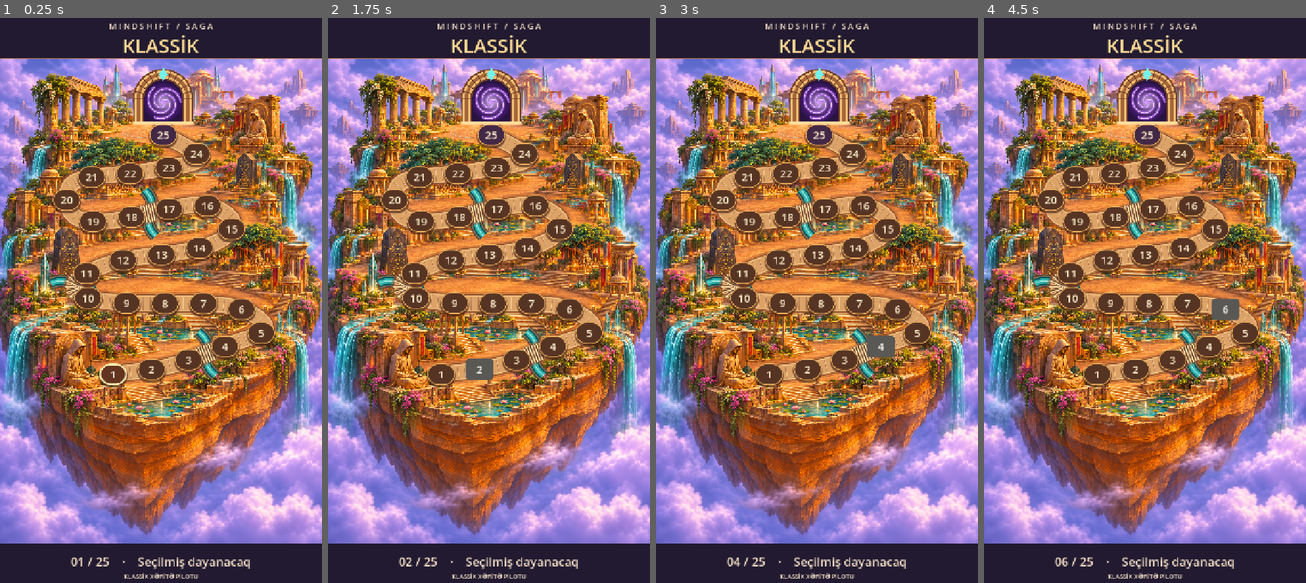
Above: before the commit, frames 1-4 (left to right).
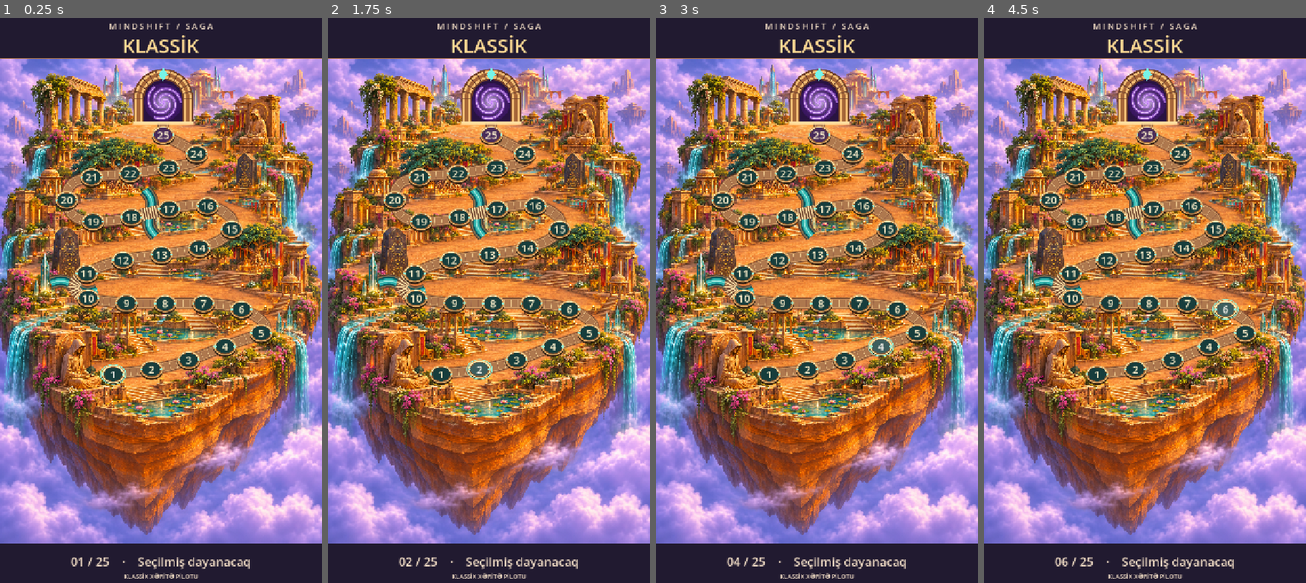
Above: after the commit, the same moments.

Repository: AtillaTegin/mindshift
Game: Godot game, scene res://prototype/classic_saga/classic_saga.tscn
Two runs of this game, one before a commit and one after it. Both use one fixed random seed, a clock stepped at 60 frames per second and the inputs below. This scene is started directly instead of the project's main scene.
Inputs:
- Up to frame 1 (0.25 s): no input
- Up to frame 2 (1.75 s): click "1" at 0.5 s; click "2" at 1.25 s
- Up to frame 3 (3 s): click "3" at 2 s; click "4" at 2.75 s
- Up to frame 4 (4.5 s): click "5" at 3.5 s; click "6" at 4.25 s

The runs differ from the first frame. In frame 1, 11% of the frame differs, in the area x 1-96%, y 18-68%; in frame 2, 11%; in frame 3, 11%; in frame 4, 11%, in the area x 0-96%, y 18-68%.

Commit message:
Refine Saga stops and animate cliff waterfalls

Diff:
--- a/prototype/classic_saga/classic_saga.gd
+++ b/prototype/classic_saga/classic_saga.gd
@@ -2,9 +2,10 @@
 ## Isolated map composition and interaction preview.
 
 const ISLAND: Texture2D = preload("res://prototype/classic_saga/benares.png")
+const WATER_SHADER: Shader = preload("res://prototype/classic_saga/waterfall.gdshader")
 const FRAME: Vector2 = Vector2(720, 1280)
 const STOP_COUNT: int = 25
-const WATER_CROSSINGS: Array[float] = [2.5, 9.5, 16.5]
+const WATER_CROSSINGS: Array[float] = [9.5, 16.5]
 const FIRST_STOP: Vector2 = Vector2(253, 803)
 const LAST_STOP: Vector2 = Vector2(365, 269)
 const THRESHOLD: Vector2 = Vector2(365, 242)
@@ -19,6 +20,7 @@
 ]
 
 var _frame: Control = Control.new()
+var _map: Control
 var _curve: Curve2D = Curve2D.new()
 var _stops: Array[Button] = []
 var _caption: Label
@@ -26,7 +28,21 @@
 
 func _ready() -> void:
 	add_child(_frame)
-	_frame.draw.connect(_draw_map)
+	var island: TextureRect = TextureRect.new()
+	island.texture = ISLAND
+	island.expand_mode = TextureRect.EXPAND_IGNORE_SIZE
+	island.position = Vector2(0, 100)
+	island.size = Vector2(720, 1080)
+	island.mouse_filter = Control.MOUSE_FILTER_IGNORE
+	var water: ShaderMaterial = ShaderMaterial.new()
+	water.shader = WATER_SHADER
+	island.material = water
+	_frame.add_child(island)
+	var map: Control = Control.new()
+	map.mouse_filter = Control.MOUSE_FILTER_IGNORE
+	_frame.add_child(map)
+	_map = map
+	_map.draw.connect(_draw_map)
 	_curve.bake_interval = 2.0
 	for i: int in range(WAYPOINTS.size()):
 		var point: Vector2 = WAYPOINTS[i]
@@ -46,11 +62,18 @@
 		stop.position = _curve.sample_baked(stride * index, true) - stop.size / 2.0
 		stop.add_theme_font_size_override("font_size", 24)
 		stop.add_theme_color_override("font_color", Color("#fff1cd"))
-		var normal: Color = Color("#432846") if index == STOP_COUNT - 1 else Color("#563424")
-		stop.add_theme_stylebox_override("normal", _plate(normal, Color("#ebac5b"), 2, 25))
-		stop.add_theme_stylebox_override("hover", _plate(normal.lightened(0.18), Color("#fff1b4"), 3, 25))
-		stop.add_theme_stylebox_override("pressed", _plate(Color("#633520"), Color("#fff1b4"), 4, 25))
-		stop.add_theme_stylebox_override("focus", _plate(Color.TRANSPARENT, Color("#fff5e0"), 2, 25))
+		for state: String in ["normal", "hover", "pressed", "hover_pressed", "focus"]:
+			stop.add_theme_stylebox_override(state, StyleBoxEmpty.new())
+		var disc: Control = Control.new()
+		disc.show_behind_parent = true
+		disc.mouse_filter = Control.MOUSE_FILTER_IGNORE
+		stop.add_child(disc)
+		disc.draw.connect(_draw_medallion.bind(disc, stop, index == STOP_COUNT - 1))
+		stop.toggled.connect(func(_active: bool) -> void: disc.queue_redraw())
+		stop.mouse_entered.connect(disc.queue_redraw)
+		stop.mouse_exited.connect(disc.queue_redraw)
+		stop.focus_entered.connect(disc.queue_redraw)
+		stop.focus_exited.connect(disc.queue_redraw)
 		stop.pressed.connect(_select.bind(index + 1))
 		_frame.add_child(stop)
 		_stops.append(stop)
@@ -78,26 +101,25 @@
 
 
 func _draw_map() -> void:
-	_frame.draw_texture_rect(ISLAND, Rect2(0, 100, 720, 1080), false)
-	_frame.draw_rect(Rect2(0, 0, 720, 100), Color("#211a30"))
-	_frame.draw_rect(Rect2(0, 1180, 720, 100), Color("#211a30"))
+	_map.draw_rect(Rect2(0, 0, 720, 100), Color("#211a30"))
+	_map.draw_rect(Rect2(0, 1180, 720, 100), Color("#211a30"))
 	for edge: float in [99.0, 1180.0]:
-		_frame.draw_line(Vector2(0, edge), Vector2(720, edge), Color("#b57948"), 2.0)
+		_map.draw_line(Vector2(0, edge), Vector2(720, edge), Color("#b57948"), 2.0)
 	var road: PackedVector2Array = _curve.get_baked_points()
 	road.append(THRESHOLD)
 	var length: float = _curve.get_baked_length()
 	for gap: float in WATER_CROSSINGS:
 		_draw_channel(length * gap / float(STOP_COUNT - 1))
-	_frame.draw_polyline(road, Color("#a0502c65"), 49.0, true)
-	_frame.draw_polyline(road, Color("#8f542f"), 40.0, true)
-	_frame.draw_polyline(road, Color("#f2bd7d"), 35.0, true)
-	_frame.draw_polyline(road, Color("#dca267"), 29.0, true)
+	_map.draw_polyline(road, Color("#542d265e"), 27.0, true)
+	_map.draw_polyline(road, Color("#774b32"), 23.0, true)
+	_map.draw_polyline(road, Color("#cd9763"), 20.0, true)
+	_map.draw_polyline(road, Color("#ae784e"), 16.0, true)
 	for offset: int in range(8, int(length) - 4, 15):
 		var p: Vector2 = _curve.sample_baked(float(offset))
 		var direction: Vector2 = (_curve.sample_baked(float(offset + 4)) - p).normalized()
-		var cross: Vector2 = direction.orthogonal() * 14.0
-		_frame.draw_line(p - cross, p + cross, Color("#8d553e85"), 1.4, true)
-		_frame.draw_line(p - cross + direction, p + cross + direction, Color("#ffde9eb0"), 1.0, true)
+		var cross: Vector2 = direction.orthogonal() * 8.0
+		_map.draw_line(p - cross, p + cross, Color("#8d553e85"), 1.4, true)
+		_map.draw_line(p - cross + direction, p + cross + direction, Color("#ffde9eb0"), 1.0, true)
 	for gap: float in WATER_CROSSINGS:
 		_draw_crossing(length * gap / float(STOP_COUNT - 1))
 	_draw_portal()
@@ -111,11 +133,11 @@
 	for step: int in range(-8, 9):
 		var t: float = float(step) / 8.0
 		channel.append(center + across * t * 52.0 + along * sin(t * PI) * 9.0)
-	_frame.draw_polyline(channel, Color("#543d32"), 29.0, true)
-	_frame.draw_polyline(channel, Color("#86704f"), 24.0, true)
-	_frame.draw_polyline(channel, Color("#0c535a"), 18.0, true)
-	_frame.draw_polyline(channel, Color("#31b4ad"), 11.0, true)
-	_frame.draw_polyline(channel, Color("#a4ebe0"), 2.0, true)
+	_map.draw_polyline(channel, Color("#543d32"), 29.0, true)
+	_map.draw_polyline(channel, Color("#86704f"), 24.0, true)
+	_map.draw_polyline(channel, Color("#0c535a"), 18.0, true)
+	_map.draw_polyline(channel, Color("#31b4ad"), 11.0, true)
+	_map.draw_polyline(channel, Color("#a4ebe0"), 2.0, true)
 
 
 func _draw_crossing(distance: float) -> void:
@@ -123,9 +145,9 @@
 		var d: float = distance + float(index) * 6.0
 		var center: Vector2 = _curve.sample_baked(d)
 		var along: Vector2 = (_curve.sample_baked(d + 3.0) - center).normalized()
-		var across: Vector2 = along.orthogonal() * 19.0
-		_frame.draw_line(center - across, center + across, Color("#754c35"), 6.0, true)
-		_frame.draw_line(center - across - along, center + across - along, Color("#ffe0a6"), 3.0, true)
+		var across: Vector2 = along.orthogonal() * 13.0
+		_map.draw_line(center - across, center + across, Color("#754c35"), 6.0, true)
+		_map.draw_line(center - across - along, center + across - along, Color("#ffe0a6"), 3.0, true)
 
 
 func _draw_portal() -> void:
@@ -140,29 +162,29 @@
 		var angle: float = PI + PI * float(step) / 48.0
 		opening.append(center + Vector2.from_angle(angle) * 45.0)
 	opening.append(THRESHOLD + Vector2(45, 0))
-	_frame.draw_colored_polygon(opening, Color("#291341"))
+	_map.draw_colored_polygon(opening, Color("#291341"))
 	for radius: int in range(42, 0, -4):
 		var ratio: float = 1.0 - float(radius) / 42.0
-		_frame.draw_circle(center + Vector2(0, 7), float(radius), Color("#39165f").lerp(Color("#faf0ff"), ratio * ratio), true, -1.0, true)
+		_map.draw_circle(center + Vector2(0, 7), float(radius), Color("#39165f").lerp(Color("#faf0ff"), ratio * ratio), true, -1.0, true)
 	for spiral: int in range(3):
 		var glow: PackedVector2Array = []
 		for step: int in range(64):
 			var t: float = float(step) / 63.0
 			glow.append(center + Vector2(0, 7) + Vector2.from_angle(t * TAU + spiral * TAU / 3.0) * (39.0 * t))
-		_frame.draw_polyline(glow, Color("#bd6dff88"), 6.0, true)
-		_frame.draw_polyline(glow, Color("#e9c2ff"), 1.5, true)
-	_frame.draw_polyline(arch, Color("#724027"), 24.0, true)
-	_frame.draw_polyline(arch, Color("#f2bd73"), 17.0, true)
-	_frame.draw_polyline(arch, Color("#a56639"), 7.0, true)
+		_map.draw_polyline(glow, Color("#bd6dff88"), 6.0, true)
+		_map.draw_polyline(glow, Color("#e9c2ff"), 1.5, true)
+	_map.draw_polyline(arch, Color("#724027"), 24.0, true)
+	_map.draw_polyline(arch, Color("#f2bd73"), 17.0, true)
+	_map.draw_polyline(arch, Color("#a56639"), 7.0, true)
 	for joint: int in range(13):
 		var normal: Vector2 = Vector2.from_angle(PI + PI * float(joint) / 12.0)
-		_frame.draw_line(center + normal * 46.0, center + normal * 65.0, Color("#6a3d2b"), 2.0, true)
+		_map.draw_line(center + normal * 46.0, center + normal * 65.0, Color("#6a3d2b"), 2.0, true)
 	var gem: Vector2 = center + Vector2(0, -55)
-	_frame.draw_colored_polygon(PackedVector2Array([
+	_map.draw_colored_polygon(PackedVector2Array([
 		gem + Vector2(0, -15), gem + Vector2(10, 0),
 		gem + Vector2(0, 15), gem + Vector2(-10, 0),
 	]), Color("#76f4e8"))
-	_frame.draw_line(THRESHOLD - Vector2(67, 0), THRESHOLD + Vector2(67, 0), Color("#ffe1a2"), 5.0, true)
+	_map.draw_line(THRESHOLD - Vector2(67, 0), THRESHOLD + Vector2(67, 0), Color("#ffe1a2"), 5.0, true)
 
 
 func _select(level: int) -> void:
@@ -182,16 +204,24 @@
 	return label
 
 
-func _plate(fill: Color, rim: Color, border: int, radius: int) -> StyleBoxFlat:
-	var style: StyleBoxFlat = StyleBoxFlat.new()
-	style.bg_color = fill
-	style.border_color = rim
-	style.set_border_width_all(border)
-	style.set_corner_radius_all(radius)
-	if fill.a > 0.0:
-		style.shadow_color = Color("#482417ac")
-		style.shadow_size = 3
-		style.shadow_offset = Vector2(0, 4)
-	else:
-		style.draw_center = false
-	return style
+func _draw_medallion(disc: Control, stop: Button, portal: bool) -> void:
+	var center: Vector2 = stop.size * 0.5
+	var selected: bool = stop.button_pressed
+	var metal: Color = Color("#ffe9a7") if selected else Color("#e2ae69")
+	var face: Color = Color("#482b59") if portal else Color("#173d3c")
+	if stop.is_hovered():
+		face = face.lightened(0.17)
+	disc.draw_set_transform(center, 0.0, Vector2(1.0, 0.78))
+	disc.draw_circle(Vector2(0, 5), 25.0, Color("#27190fe0"), true, -1.0, true)
+	disc.draw_circle(Vector2.ZERO, 25.0, metal, true, -1.0, true)
+	disc.draw_circle(Vector2.ZERO, 22.0, Color("#8e582e"), true, -1.0, true)
+	disc.draw_circle(Vector2.ZERO, 19.5, face, true, -1.0, true)
+	disc.draw_arc(Vector2.ZERO, 22.0, PI + 0.25, TAU - 0.25, 28, Color("#fff1bc"), 1.4, true)
+	if selected or stop.has_focus():
+		disc.draw_arc(Vector2.ZERO, 28.0, 0.0, TAU, 40, Color("#91f5db"), 2.0, true)
+	for side: float in [-1.0, 1.0]:
+		var stud: Vector2 = Vector2(22.0 * side, 0)
+		disc.draw_colored_polygon(PackedVector2Array([
+			stud + Vector2(0, -4), stud + Vector2(3, 0),
+			stud + Vector2(0, 4), stud + Vector2(-3, 0),
+		]), Color("#9debd2"))
--- /dev/null
+++ b/prototype/classic_saga/waterfall.gdshader
@@ -0,0 +1,16 @@
+shader_type canvas_item;
+
+void fragment() {
+	vec4 base = texture(TEXTURE, UV);
+	// Restrict movement to the painted turquoise water on the cliff faces.
+	float left_upper = step(0.045, UV.x) * step(UV.x, 0.151) * step(0.174, UV.y) * step(UV.y, 0.416);
+	float left_lower = step(UV.x, 0.12) * step(0.354, UV.y) * step(UV.y, 0.722);
+	float right_upper = step(0.846, UV.x) * step(0.232, UV.y) * step(UV.y, 0.365);
+	float right_lower = step(0.88, UV.x) * step(0.55, UV.y) * step(UV.y, 0.736);
+	float cliff = max(max(left_upper, left_lower), max(right_upper, right_lower));
+	float water = smoothstep(0.06, 0.32, min(base.g, base.b) - base.r) * cliff;
+	float streams = sin(UV.x * 850.0 + sin(UV.y * 24.0) * 1.7);
+	float flow = sin(UV.y * 175.0 - TIME * 9.0 + streams * 2.0);
+	float spray = pow(max(0.0, flow), 3.0) * (streams * 0.25 + 0.75);
+	COLOR = vec4(base.rgb + vec3(0.25, 0.51, 0.48) * water * (spray * 0.48 - 0.09), base.a);
+}
